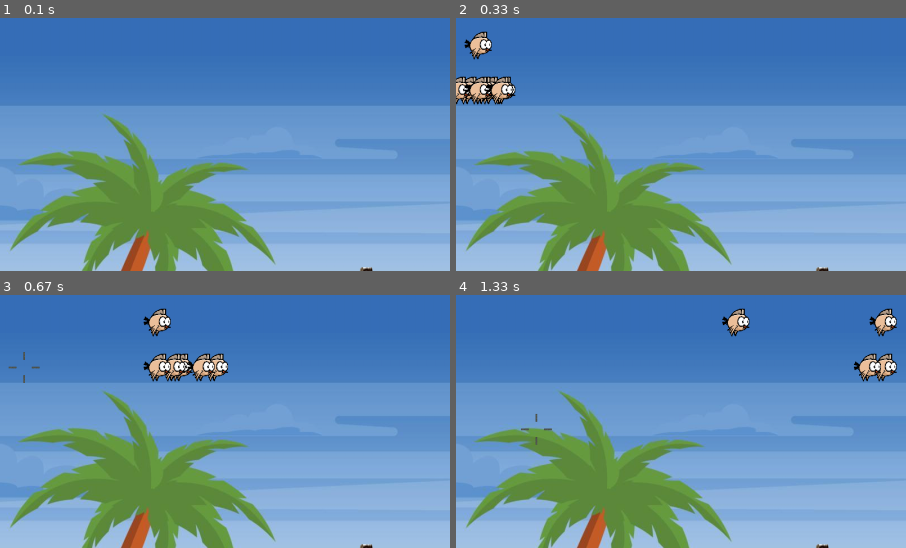
Above: before the commit, frames 1-4 (two rows, left to right).
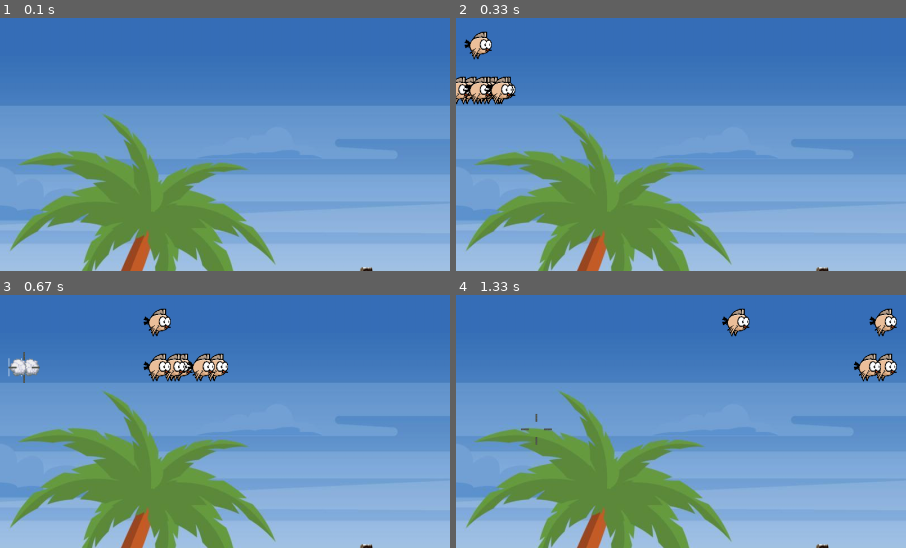
Above: after the commit, the same moments.

Repository: gus-trager/PyGame-DeSoft
Game: pygame game, started from jogo/jogo.py
Same seed, same stepped clock (60 frames per second), same inputs: the game is played once before the commit and once after it.
Inputs (mouse positions are % of the whole screen's width and height, from its top left):
- Up to frame 1 (0.1 s): no input
- Up to frame 2 (0.33 s): no input
- Up to frame 3 (0.67 s): click (13, 23) at 0.38 s
- Up to frame 4 (1.33 s): click (51, 57) at 0.72 s; click (19, 35) at 1.05 s
The pictures show only the part of the screen within x 10-60%, y 8-58%; the shares and areas given below are measured in that part.

Frames 1-2 are identical in both runs. In frame 3, 0.4% of the frame differs, in the area x 1-9%, y 24-33%; in frame 4, nothing differs.

Commit message:
animação de fumaça ao matar os passaros

Diff:
--- a/jogo/jogo.py
+++ b/jogo/jogo.py
@@ -89,7 +89,7 @@
 som_score = pygame.mixer.Sound('assets/sounds/score2.wav')
 
 
-#Classes
+########################################################################### Classes ############################################################################################################
 
 #Classe que gera e atualiza os passaros
 class Passaro(pygame.sprite.Sprite):
@@ -119,6 +119,61 @@
             else:
                 self.speedx = random.randint(-15, -10)
                 self.speedy = 0
+
+assets = {}
+
+explosion_anim = []
+
+for i in range(10):
+    filename = 'assets/img/explosao0{}.png'.format(i)
+    img = pygame.image.load(filename)
+    img = pygame.transform.scale(img, (32, 32))
+    explosion_anim.append(img)
+
+for i in range(2):
+    filename = 'assets/img/explosao1{}.png'.format(i)
+    img = pygame.image.load(filename)
+    img = pygame.transform.scale(img, (32, 32))
+    explosion_anim.append(img)
+
+assets['explosion_anim'] = explosion_anim
+
+
+class Explosao(pygame.sprite.Sprite):
+    def __init__(self, centro, assets):
+        pygame.sprite.Sprite.__init__(self)
+
+        #Animação da explosão
+        self.explosion_anim = assets['explosion_anim']
+
+        self.frame = 0
+        self.image = self.explosion_anim[self.frame] #Primeira imagem, ja que o frame está em 0 (lembrar de atulizar-lo no update)
+        self.rect = self.image.get_rect()
+        self.rect.center = centro #Centro da imagem
+
+        self.ultimo_update = pygame.time.get_ticks()
+
+        self.max_ticks = 50
+
+    def update(self):
+        atual = pygame.time.get_ticks()
+
+        passado = atual - self.ultimo_update
+
+        if passado > self.max_ticks:
+            self.ultimo_update = atual
+            self.frame +=1
+
+            if self.frame == len(self.explosion_anim):
+                self.kill()
+            else:
+                centro = self.rect.center
+                self.image = self.explosion_anim[self.frame]
+                self.rect = self.image.get_rect()
+                self.rect.center = centro
+
+
+###################################################################################################################################################################################################
 
 #Grupo de passaros
 all_passaros = pygame.sprite.Group()
@@ -160,6 +215,9 @@
                     pontos +=100
                     som_score.play()
 
+                    explosao = Explosao(passaro.rect.center, assets)
+                    all_passaros.add(explosao)
+
     #Atualiza a posição dos pássaros
     all_passaros.update()
 
